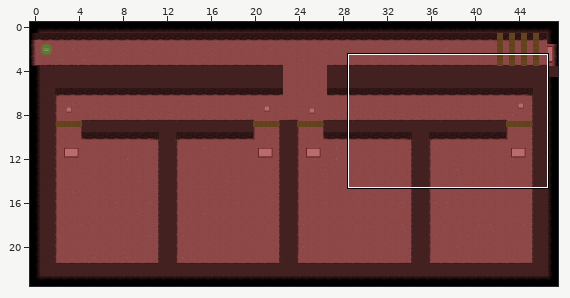
Tiled map (JSON), stored at assets/tilemaps/level 1-4.json. The first picture is a wide view before the edit; the outline marks the close-up.
Close-up. The starting point:
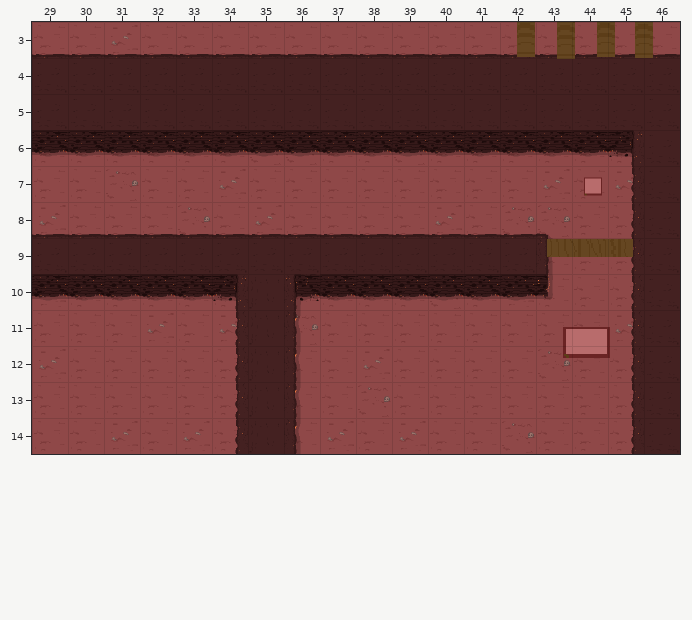
Cells are 64x64 px. Shown: x 29..46, y 3..14. The commit also changed other parts of the map, which this record leaves out.
The result:
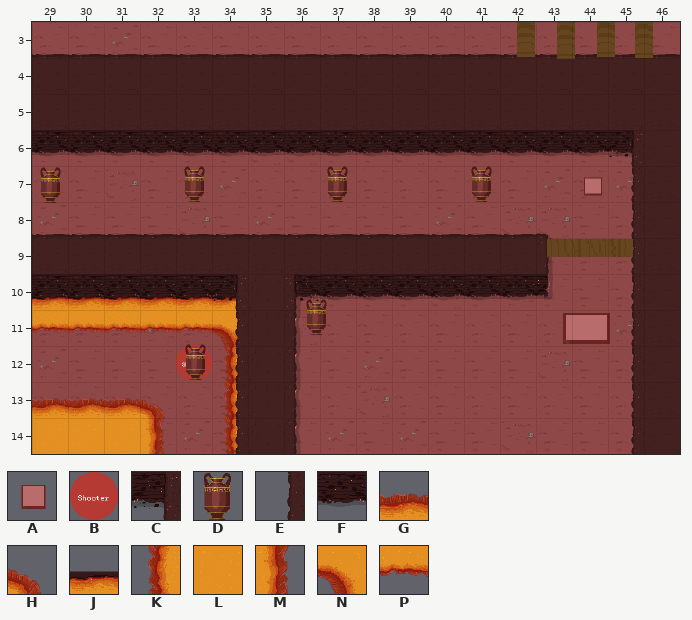
Key: from "tiles 1": A 4, B 6, C 10, D 17, E 20, F 41, G 61, H 62, J 64, K 70, L 71, M 72, N 77, P 81.
_ is an empty cell.
Objects are placed by their top-left corner, in cells (3,4 is the top-left corner of cell 3,4); size is 1x1 cell unless given.
Tiles replaced or removed in this view: C, E, F.
Change:
Changed rows in their new state; . is an unchanged cell.
Layer "1":
first column x 29:
10 JJJJJJ
11 PPPPPN
12 .....K
13 GGGH.K
14 LLLM.K
Layer "2":
first column x 29:
10 FFFFFC
11 .....E
12 .....E
13 .....E
14 .....E
Layer "enemies":
added: B "enemy_3" at 33,12
Layer "interact":
changed: A "button" at 43,11 size 2.6x1.7 -> A "button" at 43,10.6 size 2.6x1.7
added: D "vase" at 41,7
added: D "vase" at 37,7
added: D "vase" at 33,7
added: D "vase" at 29,7
added: D "vase" at 36.4,10.7
added: D "vase" at 33.1,11.9
Changed places in both close-ups, as pixel boxes (x1, y1, x2, y2):
added: (184, 166, 205, 202)
added: (327, 166, 348, 202)
added: (471, 166, 492, 202)
added: (40, 167, 61, 203)
changed: (32, 294, 238, 454)
changed: (563, 313, 610, 358)
added: (306, 299, 327, 335)
